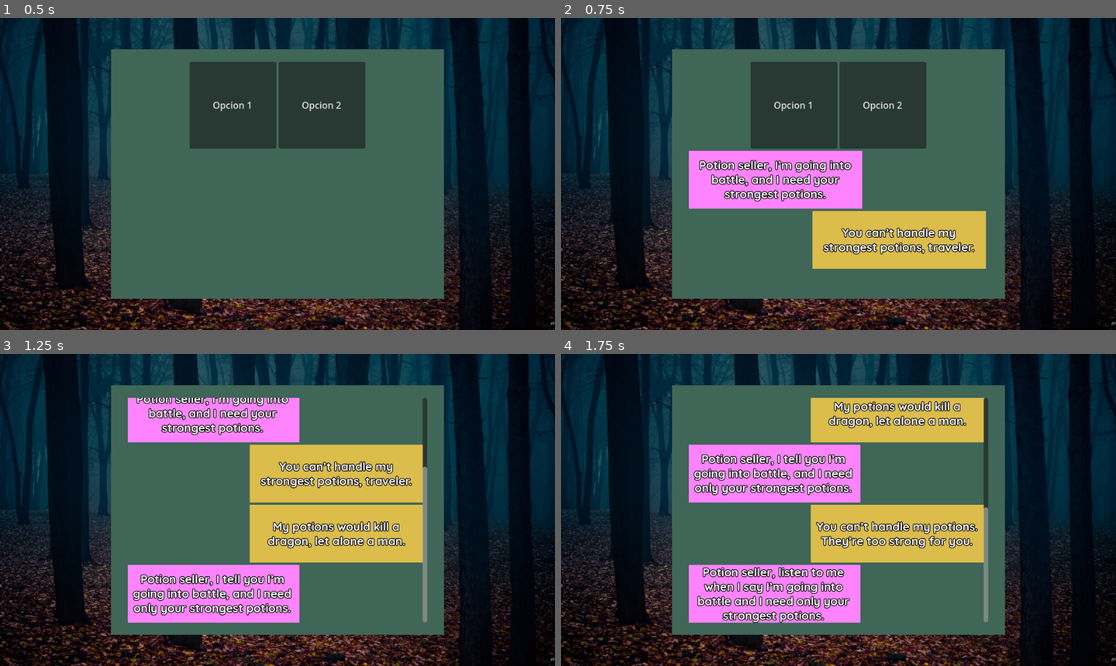
Above: before the commit, frames 1-4 (two rows, left to right).
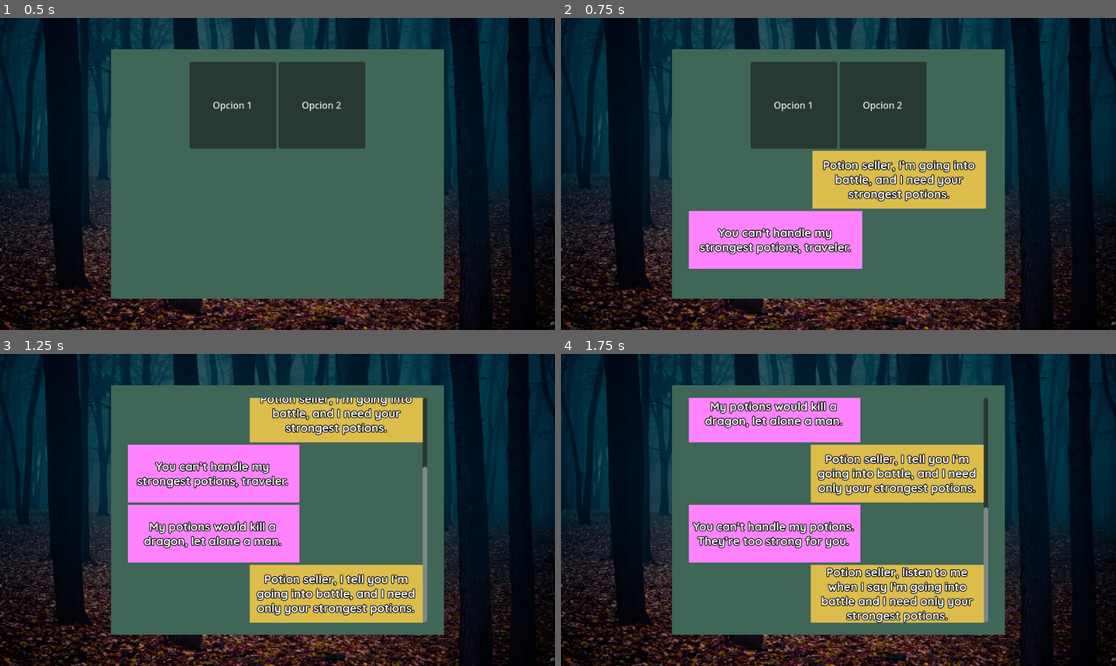
Above: after the commit, the same moments.

Repository: c-dez/furrymon_interlude_prototype
Game: Godot game, scene res://scenes/main/main.tscn
The game is run twice, just before and just after one commit, with the same random seed, the same clock (stepped at 60 frames per second) and the same inputs.
Inputs:
- Up to frame 1 (0.5 s): no input
- Up to frame 2 (0.75 s): tap Enter (ui_accept) at 0.5, 0.6 s
- Up to frame 3 (1.25 s): tap Enter (ui_accept) at 0.77, 1.07 s
- Up to frame 4 (1.75 s): tap Enter (ui_accept) at 1.35, 1.52 s

Frame 1 is identical in both runs. In frame 2, 20% of the frame differs, in the area x 23-77%, y 42-81%; in frame 3, 37%, in the area x 23-77%, y 14-87%; in frame 4, 37%.

Commit message:
cambiado nombres para mejor lectura

Diff:
--- a/scenes/interactive_menu/interactive_menu.gd
+++ b/scenes/chat_app/chat_app.gd
@@ -1,12 +1,12 @@
-class_name InteractiveMenu # no me gusta este nombre cambiarlo por algo mas descriptivo
+class_name ChatApp # no me gusta este nombre cambiarlo por algo mas descriptivo
 extends Control
 # este nodo se encarga de crear las cajas de texto, su contenido y scroll
 
 @onready var scroll_container: ScrollContainer = get_node("ScrollContainer")
 @onready var v_box: VBoxContainer = scroll_container.get_node("VBoxContainer")
 
-var left_chat: Resource = preload("res://scenes/interactive_menu/chat_boxes/left/left_chat_box.tscn")
-var right_chat: Resource = preload("res://scenes/interactive_menu/chat_boxes/right/right_chat_box.tscn")
+var left_chat: Resource = preload("res://scenes/chat_app/chat_boxes/left/left_chat_box.tscn")
+var right_chat: Resource = preload("res://scenes/chat_app/chat_boxes/right/right_chat_box.tscn")
 
 var dialogo_actual = {}
 var index: int = 0
@@ -33,6 +33,7 @@
 
 func imprimir_linea() -> void:
 	if dialogo_actual == null:
+		print("dialogo null")
 		return
 
 	var lineas: Array = dialogo_actual["lineas"]
@@ -40,7 +41,7 @@
 
 	if index < lineas.size():
 		if personaje == "Caballero":
-			var instance: LeftChatBox = left_chat.instantiate()
+			var instance: RightChatBox = right_chat.instantiate()
 			v_box.add_child(instance)
 			instance.label.text = lineas[index]
 			# asegurarse que el scroll se baje para que el nuevo nodo sea visible
@@ -49,7 +50,7 @@
 			index += 1
 			pass
 		else:
-			var instance: RightChatBox = right_chat.instantiate()
+			var instance: LeftChatBox = left_chat.instantiate()
 			v_box.add_child(instance)
 			instance.label.text = lineas[index]
 			# asegurarse que el scroll se baje para que el nuevo nodo sea visible
--- a/scenes/interactive_menu/interactive_menu.tscn
+++ b/scenes/chat_app/chat_app.tscn
@@ -1,8 +1,8 @@
 [gd_scene load_steps=2 format=3 uid="uid://b350hvy60n7fg"]
 
-[ext_resource type="Script" uid="uid://b7y1doyos3u6x" path="res://scenes/interactive_menu/interactive_menu.gd" id="1_td75o"]
+[ext_resource type="Script" uid="uid://b7y1doyos3u6x" path="res://scenes/chat_app/chat_app.gd" id="1_td75o"]
 
-[node name="InteractiveMenu" type="Control"]
+[node name="ChatApp" type="Control"]
 layout_direction = 1
 layout_mode = 3
 anchor_left = 0.2
--- a/scenes/interactive_menu/chat_boxes/left/left_chat_box.tscn
+++ b/scenes/chat_app/chat_boxes/left/left_chat_box.tscn
@@ -1,6 +1,6 @@
 [gd_scene load_steps=3 format=3 uid="uid://cjj64iwklxhso"]
 
-[ext_resource type="Script" uid="uid://bbwnhrgd3wtvl" path="res://scenes/interactive_menu/chat_boxes/left/left_chat_box.gd" id="1_8bx0t"]
+[ext_resource type="Script" uid="uid://bbwnhrgd3wtvl" path="res://scenes/chat_app/chat_boxes/left/left_chat_box.gd" id="1_8bx0t"]
 [ext_resource type="Theme" uid="uid://cd4akw2p2l47o" path="res://scripts/globals/font_1.tres" id="2_lxxdd"]
 
 [node name="LeftChatBox" type="HBoxContainer"]
--- a/scenes/interactive_menu/chat_boxes/right/right_chat_box.tscn
+++ b/scenes/chat_app/chat_boxes/right/right_chat_box.tscn
@@ -1,6 +1,6 @@
 [gd_scene load_steps=3 format=3 uid="uid://dmn4pg2l7cl53"]
 
-[ext_resource type="Script" uid="uid://bdglqp5tsuykx" path="res://scenes/interactive_menu/chat_boxes/right/right_chat_box.gd" id="1_1e0vd"]
+[ext_resource type="Script" uid="uid://bdglqp5tsuykx" path="res://scenes/chat_app/chat_boxes/right/right_chat_box.gd" id="1_1e0vd"]
 [ext_resource type="Theme" uid="uid://cd4akw2p2l47o" path="res://scripts/globals/font_1.tres" id="2_4yi4g"]
 
 [node name="RightChatBox" type="HBoxContainer"]
--- a/scenes/main/main.tscn
+++ b/scenes/main/main.tscn
@@ -1,7 +1,7 @@
 [gd_scene load_steps=3 format=3 uid="uid://cwlddgg8x7ccb"]
 
 [ext_resource type="Texture2D" uid="uid://cif6yxm51mqxl" path="res://assets/images/1020739-3316-169-Aspect-Ratio-s-SFW-forest-autumn-land.png" id="1_iuonh"]
-[ext_resource type="PackedScene" uid="uid://b350hvy60n7fg" path="res://scenes/interactive_menu/interactive_menu.tscn" id="2_k2fmo"]
+[ext_resource type="PackedScene" uid="uid://b350hvy60n7fg" path="res://scenes/chat_app/chat_app.tscn" id="2_k2fmo"]
 
 [node name="Main" type="Control"]
 layout_mode = 3
Renamed: scenes/interactive_menu/interactive_menu.gd.uid -> scenes/chat_app/chat_app.gd.uid
Renamed: scenes/interactive_menu/chat_boxes/left/left_chat_box.gd -> scenes/chat_app/chat_boxes/left/left_chat_box.gd
Renamed: scenes/interactive_menu/chat_boxes/left/left_chat_box.gd.uid -> scenes/chat_app/chat_boxes/left/left_chat_box.gd.uid
Renamed: scenes/interactive_menu/chat_boxes/right/right_chat_box.gd -> scenes/chat_app/chat_boxes/right/right_chat_box.gd
Renamed: scenes/interactive_menu/chat_boxes/right/right_chat_box.gd.uid -> scenes/chat_app/chat_boxes/right/right_chat_box.gd.uid
